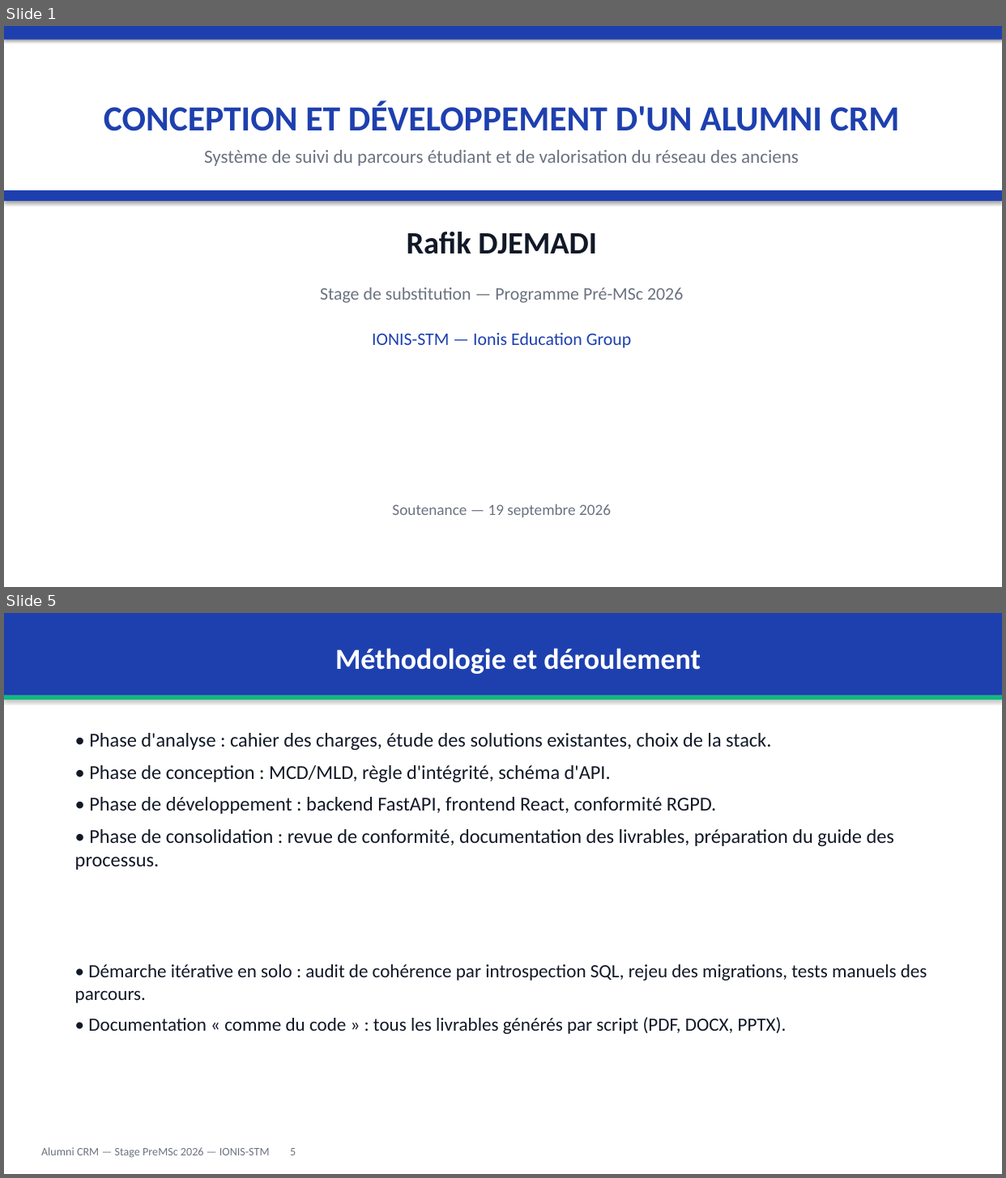
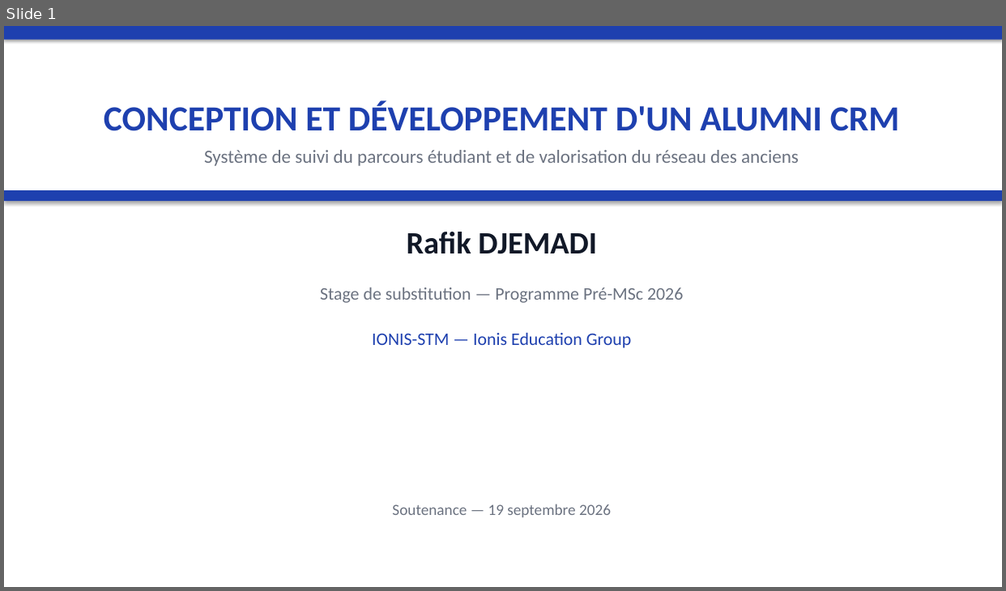
Before and after one commit to Rafikdjm/CRM_IONIS, a slide deck: Rapport/Soutenance - Alumni CRM - PreMSc 2026.pptx. Shown one above the other, each under a label of ours: slides 1 and 5 before the commit, slide 1 after it; the slides between them are not shown. The pictures are 1006x1178 and 1006x591 pixels, drawn with LibreOffice and Linux fonts; fonts in the diff are those of the drawing. Boxes give left, top, right and bottom in pixels: in the first picture for what was removed or moved away, otherwise in the second. Text is boxed around its words. In the diff, an @@ line names an element or a change of style, - is before the commit and + after.

Commit message:
refactor(soutenance): slim deck 15->11 slides, merge redundant slides and condense text

```diff
--- a/Rapport/Soutenance - Alumni CRM - PreMSc 2026.pptx
+++ b/Rapport/Soutenance - Alumni CRM - PreMSc 2026.pptx
@@ slide 5 removed at <box>4,613,1002,1174</box>, background #FFFFFF @@
@@ rectangle removed at <box>4,613,1002,696</box> @@
-Méthodologie et déroulement
@@ rectangle removed at <box>4,696,1002,700</box> @@
@@ text removed at <box>75,733,894,870</box> @@
-• Phase d'analyse : cahier des charges, étude des solutions existantes, choix de la stack.
-• Phase de conception : MCD/MLD, règle d'intégrité, schéma d'API.
-• Phase de développement : backend FastAPI, frontend React, conformité RGPD.
-• Phase de consolidation : revue de conformité, documentation des livrables, préparation du guide des processus.
@@ text removed at <box>75,965,927,1034</box> @@
-• Démarche itérative en solo : audit de cohérence par introspection SQL, rejeu des migrations, tests manuels des parcours.
-• Documentation « comme du code » : tous les livrables générés par script (PDF, DOCX, PPTX).
@@ text removed at <box>41,1148,296,1158</box> @@
-Alumni CRM — Stage PreMSc 2026 — IONIS-STM 5
```
Also in this commit, not shown: 9 slides changed, 3 other slides removed, 1 other file.
